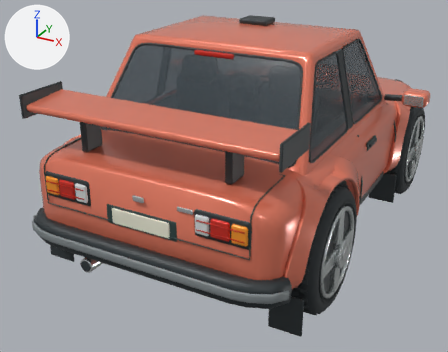
Two versions of the Blender file source-art/family/rally.blend, one commit apart.
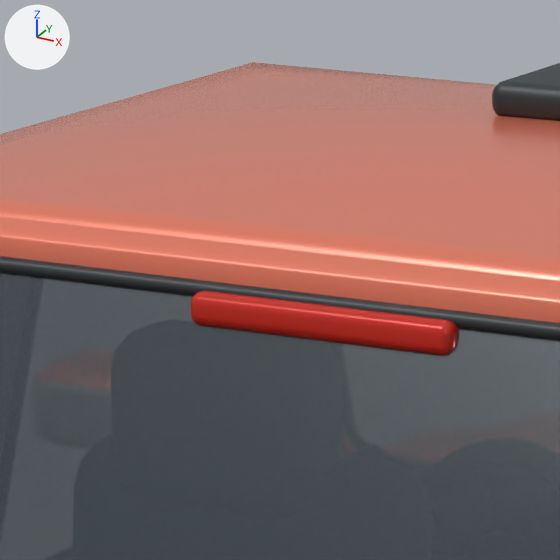
There are two pictures of each version: one whole from a 50 mm lens placed at (2.036, -4.384, 2.458), pointed at (-0.212, -0.297, 0.414), one close up on the part from 37% to 56% of the width and 2% to 26% of the height. The lights are fixed; the arrows at upper left show +X, +Y and +Z. The first two pictures are the older version.

Objects in the first close-up: 'Body'.
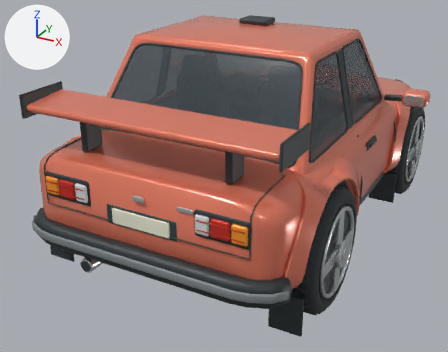
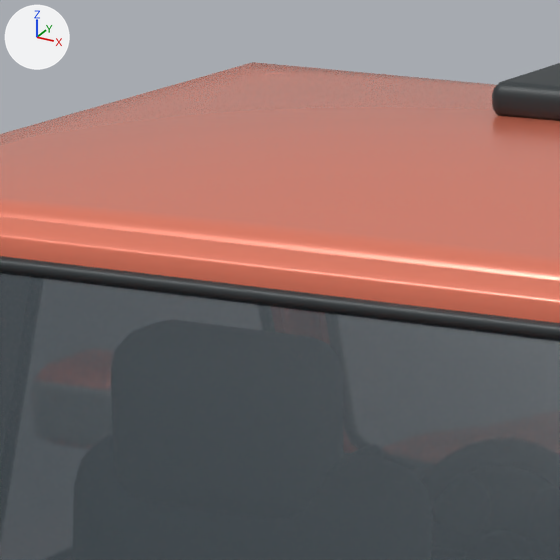
Where the newer file only moved an object's origin or applied its transform, the numbers keep the older frame.

Pixel boxes [x1, y1, x2, y2] of what changed, in the close-ups (560 x 560 px):
part 1 of me_continuous_formed_body_shell, deleted: before [191, 290, 458, 355]

The change in detail:
me_continuous_formed_body_shell is used by ob_body; location (0.0, 0.0, 0.0).
me_continuous_formed_body_shell had 25948 vertices, 24831 faces and spanned x -1.18..1.18, y -1.82..1.89, z 0.09..1.68.
me_continuous_formed_body_shell now has 25852 vertices, 24733 faces and spans x -1.18..1.18, y -1.82..1.89, z 0.09..1.68.
me_continuous_formed_body_shell part 1: the loose piece of 96 vertices spanning x -0.15..0.15, y -0.83..-0.81, z 1.52..1.56 is deleted.
